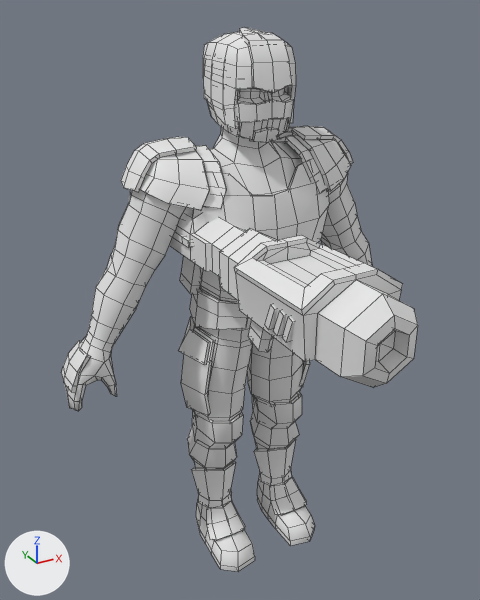
The FBX model Assets/RetroController/Sample/Models/marine.fbx: old version first, new version second.
Both versions are drawn from a 50 mm camera at (-11.7, -20.6, 20.9) aimed at (-1.6, -2.3, 11.8). Every picture has the same lights, and +X, +Y and +Z are marked at lower left. Mesh edges are drawn as thin lines. Materials are left out; every surface is plain grey. Where no turn or scale is listed for an object, it has been applied to the vertices.

The first picture shows 'armor', 'body', 'head', 'helmet', 'rocket launcher'.
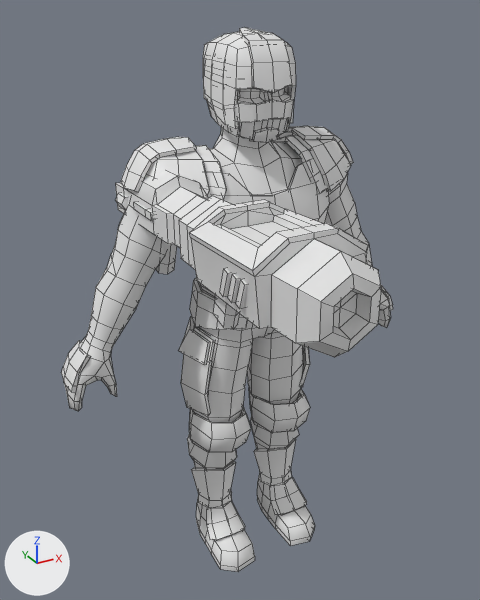
Boxes [x1, y1, x2, y2] around the edits, measured in the pictures (480 x 600 px; the box of a moved part takes in the faces that stretch with it):
```json
{"object": "rocket launcher", "change": "moved, turned", "before": [169, 212, 418, 388], "after": [115, 170, 381, 357]}
{"object": "armor", "change": "reshaped", "before": [62, 126, 353, 540], "after": [62, 126, 393, 540]}
{"part": 1, "of": "me_cylinder_001", "change": "moved or reshaped", "before": [192, 393, 302, 449], "after": [189, 388, 310, 452]}
```

Edits to the scene script, one JSON object a line:
```json
{"block": "me_cylinder_001", "where": "# used by ob_armor; location = (0.0, 0.0, 0.0)"}
{"op": "remove", "block": "me_cylinder_001", "code": "me_cylinder_001.from_pydata(...)  # 696 vertices, 662 faces; spans x -7.3..7.3, y -2.1..1.9, z 0.5..16.9"}
{"op": "add", "block": "me_cylinder_001", "code": "me_cylinder_001.from_pydata(...)  # 732 vertices, 694 faces; spans x -7.3..7.3, y -2.1..1.9, z 0.5..16.9"}
{"block": "me_cylinder_001", "change": "me_cylinder_001 part 1"}
{"block": "me_cylinder_001", "change": "28 vertices are removed from x -2.3..2.3, y -1.0..1.0, z 4.6..5.4"}
{"block": "me_cylinder_001", "change": "88 faces are deleted"}
{"block": "me_cylinder_001", "change": "36 vertices move from x -2.2..2.2, y -1.3..1.3, z 4.7..6.1 to x -2.5..2.5, y -1.7..1.4, z 4.8..6.2"}
{"block": "me_cylinder_001", "change": "58 vertices are added at x -2.6..2.6, y -1.3..1.1, z 4.5..5.8"}
{"block": "me_cylinder_001", "change": "6 new vertices lie (0.0, 0.0, 0.4) away from vertices in x -2.5..2.5, y 0.3, z 5.1..5.2"}
{"block": "me_cylinder_001", "change": "120 new faces join them"}
{"op": "set", "path": "ob_rocket_launcher.location", "old": "(-2.03, -1.78, 13.64)", "new": "(-3.38, -2.03, 14.85)"}
{"op": "set", "path": "ob_rocket_launcher.rotation_euler", "old": "(0.0169, -0.00623, 0.0265)", "new": "(-0.00546, -0.00757, 0.00932)", "note": "degrees (1, -0.4, 1.5) -> degrees (-0.3, -0.4, 0.5)"}
```
